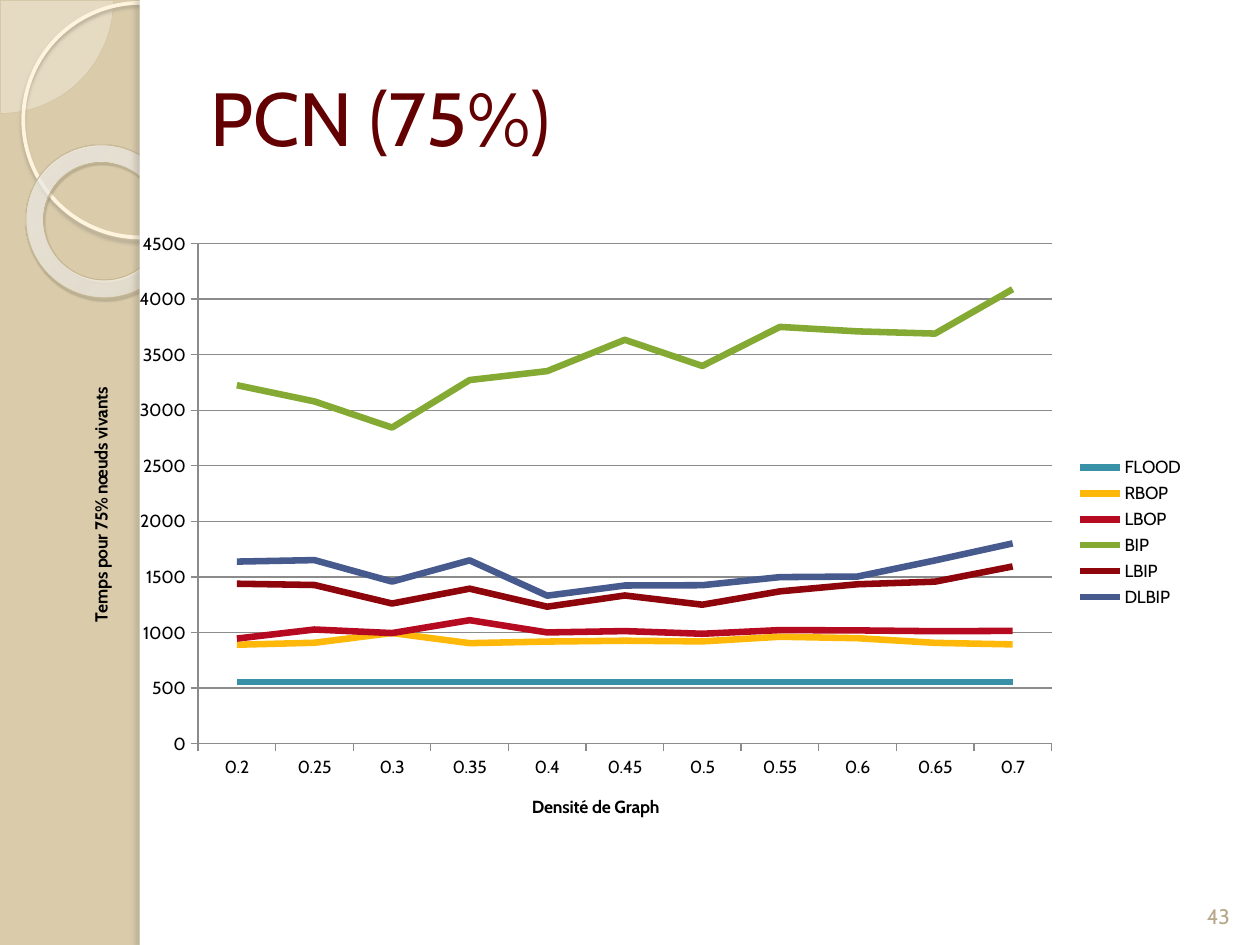
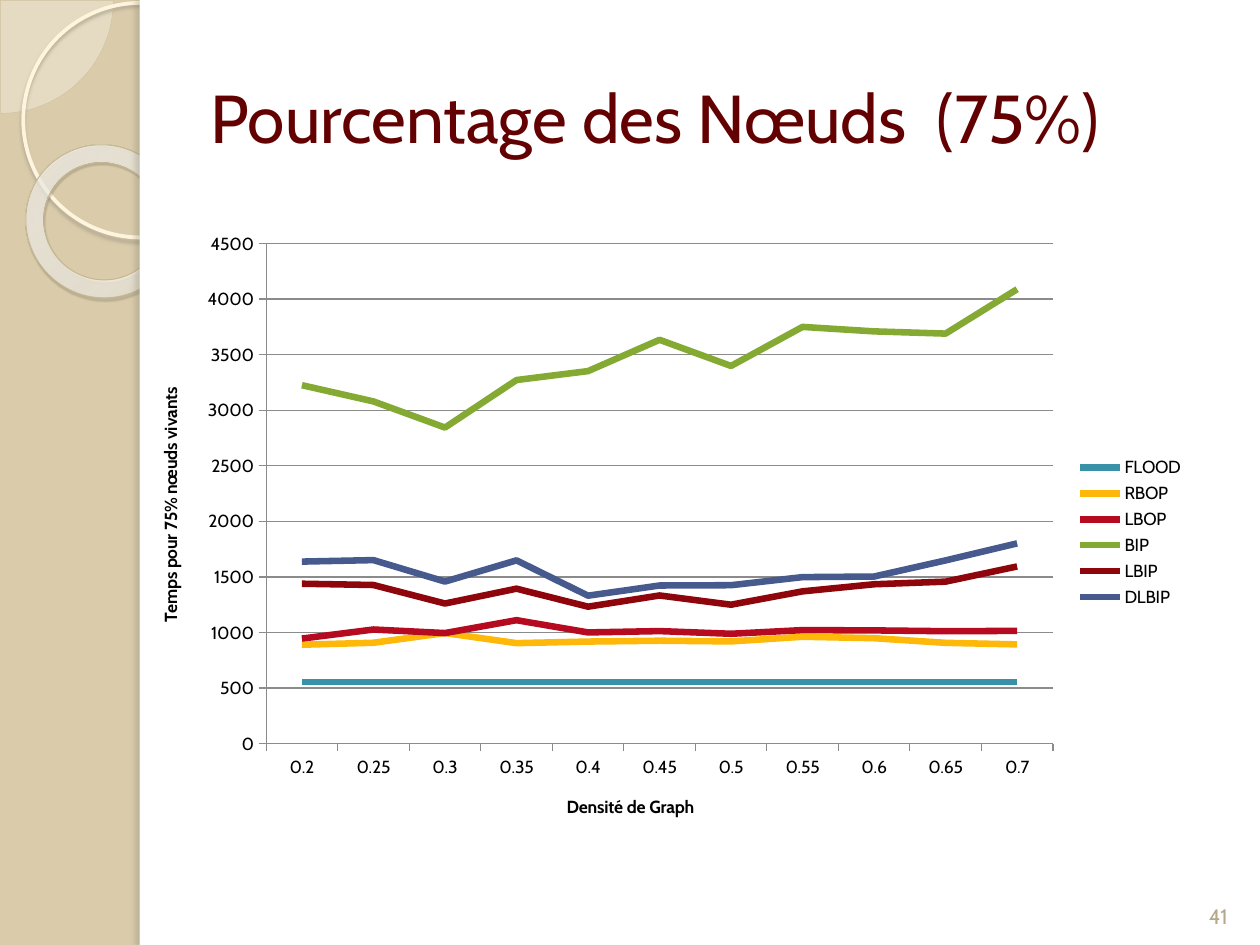
Before and after one commit to Patre/Energy-saving-in-sensors--networks, a slide deck: slide 41 of Redaction/Presentation/pres .pptx (slide 43 before the commit). Drawn at 1260x945 pixels with LibreOffice and Linux fonts; fonts in the diff are those of the drawing. Boxes give left, top, right and bottom in pixels: in the first picture for what was removed or moved away, otherwise in the second. Text is boxed around its words. In the diff, an @@ line names an element or a change of style, - is before the commit and + after.

```diff
--- a/Redaction/Presentation/pres .pptx
+++ b/Redaction/Presentation/pres .pptx
@@ title at <box>210,92,1100,158</box>: text changed; size 43 to 38.7 pt @@
-PCN (75%)
+Pourcentage des Nœuds (75%)
@@ line chart: place and size @@
-line chart at <box>63,220,1197,844</box>
+line chart at <box>132,220,1197,844</box>
@@ page number at <box>1209,909,1228,924</box>: text changed @@
-43
+41
```
Also in this commit, not shown: 14 other slides changed, 1 slide added, 4 slides removed.
